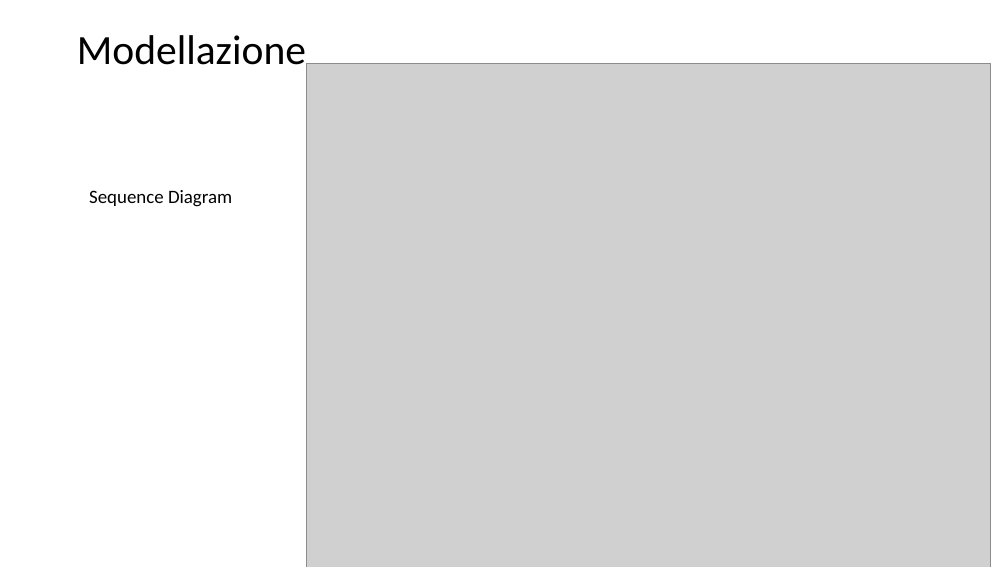
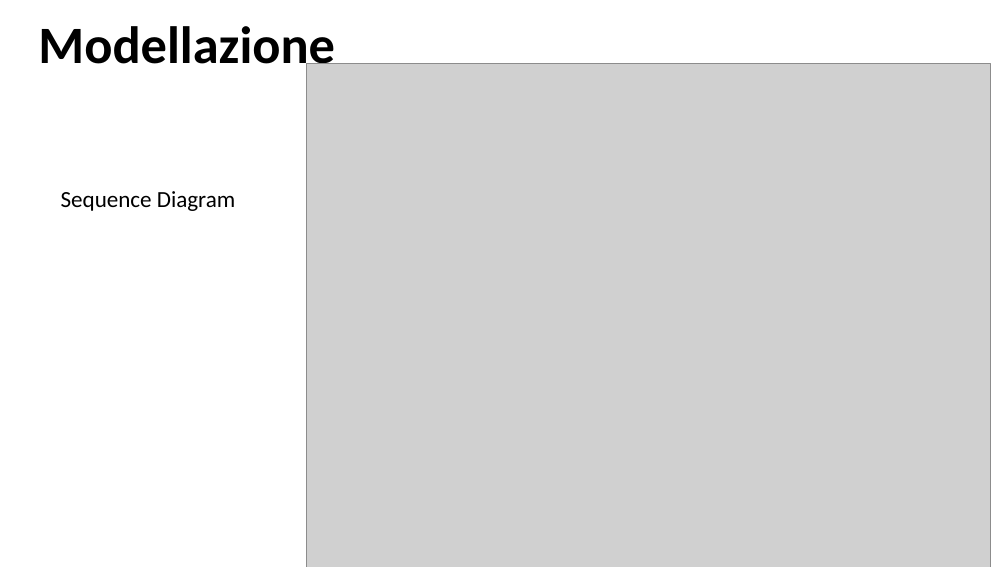
Before and after one commit to rberto4/fitnessapp_ingsw, a slide deck: slide 15 of docs/FITNESS APP (1).pptx. Drawn at 1008x567 pixels with LibreOffice and Linux fonts; fonts in the diff are those of the drawing; grey boxes stand for pictures. Boxes give left, top, right and bottom in pixels: in the first picture for what was removed or moved away, otherwise in the second. Text is boxed around its words. In the diff, an @@ line names an element or a change of style, - is before the commit and + after.

```diff
--- a/docs/FITNESS APP (1).pptx
+++ b/docs/FITNESS APP (1).pptx
@@ title "Modellazione": place and size @@
-title "Modellazione" at <box>77,35,306,65</box>
+title "Modellazione" at <box>38,26,335,76</box>
@@ title "Modellazione" at <box>38,26,335,76</box>: size 39.6 to 50 pt, bold on @@
@@ text "Sequence Diagram": place and size @@
-text "Sequence Diagram" at <box>89,190,232,207</box>
+text "Sequence Diagram" at <box>61,191,235,211</box>
@@ text "Sequence Diagram" at <box>61,191,235,211</box>: size 18 to 22 pt @@
```
Also in this commit, not shown: 17 other slides changed.
